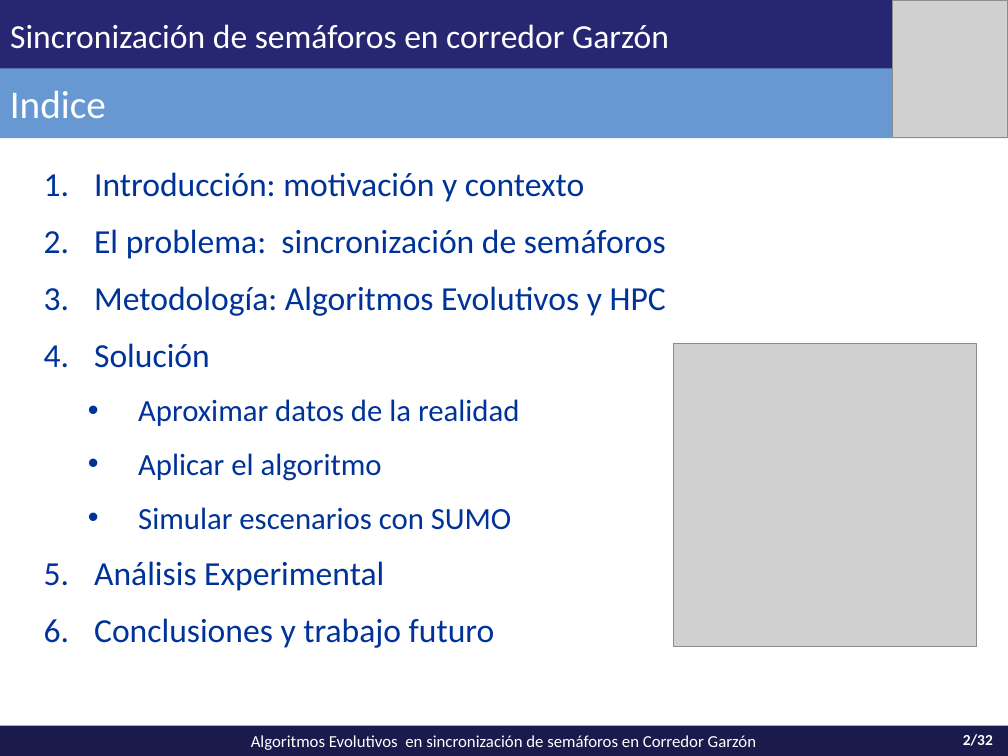
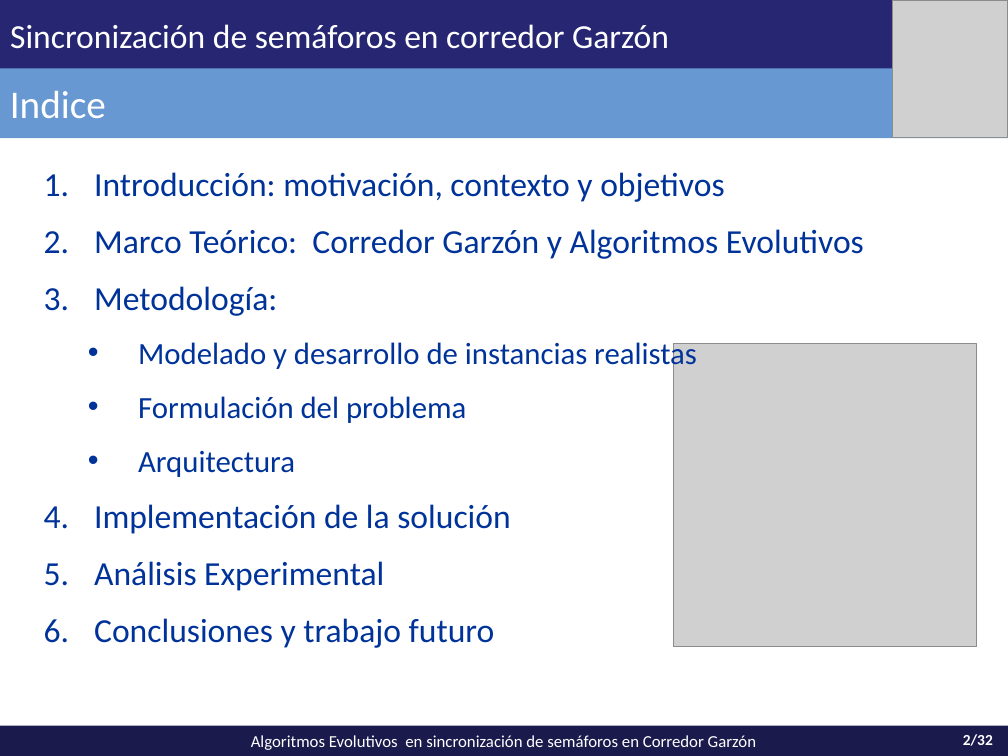
Before and after one commit to vitogit/proyecto-grado-garzon-2014, a slide deck: slide 2 of presentacion/Presentacion Garzon.pptx. Drawn at 1008x756 pixels with LibreOffice and Linux fonts; fonts in the diff are those of the drawing; grey boxes stand for pictures. Boxes give left, top, right and bottom in pixels: in the first picture for what was removed or moved away, otherwise in the second. Text is boxed around its words. In the diff, an @@ line names an element or a change of style, - is before the commit and + after.

```diff
--- a/presentacion/Presentacion Garzon.pptx
+++ b/presentacion/Presentacion Garzon.pptx
@@ text at box(94, 172, 864, 534): text changed @@
-1. Introducción: motivación y contexto
-2. El problema: sincronización de semáforos
-3. Metodología: Algoritmos Evolutivos y HPC
-4. Solución
-  • Aproximar datos de la realidad
-  • Aplicar el algoritmo
-  • Simular escenarios con SUMO
+1. Introducción: motivación, contexto y objetivos
+2. Marco Teórico: Corredor Garzón y Algoritmos Evolutivos
+3. Metodología:
+  • Modelado y desarrollo de instancias realistas
+  • Formulación del problema
+  • Arquitectura
+4. Implementación de la solución
```
Also in this commit, not shown: 13 other slides changed, 8 slides added, 4 slides removed, 1 other file.
